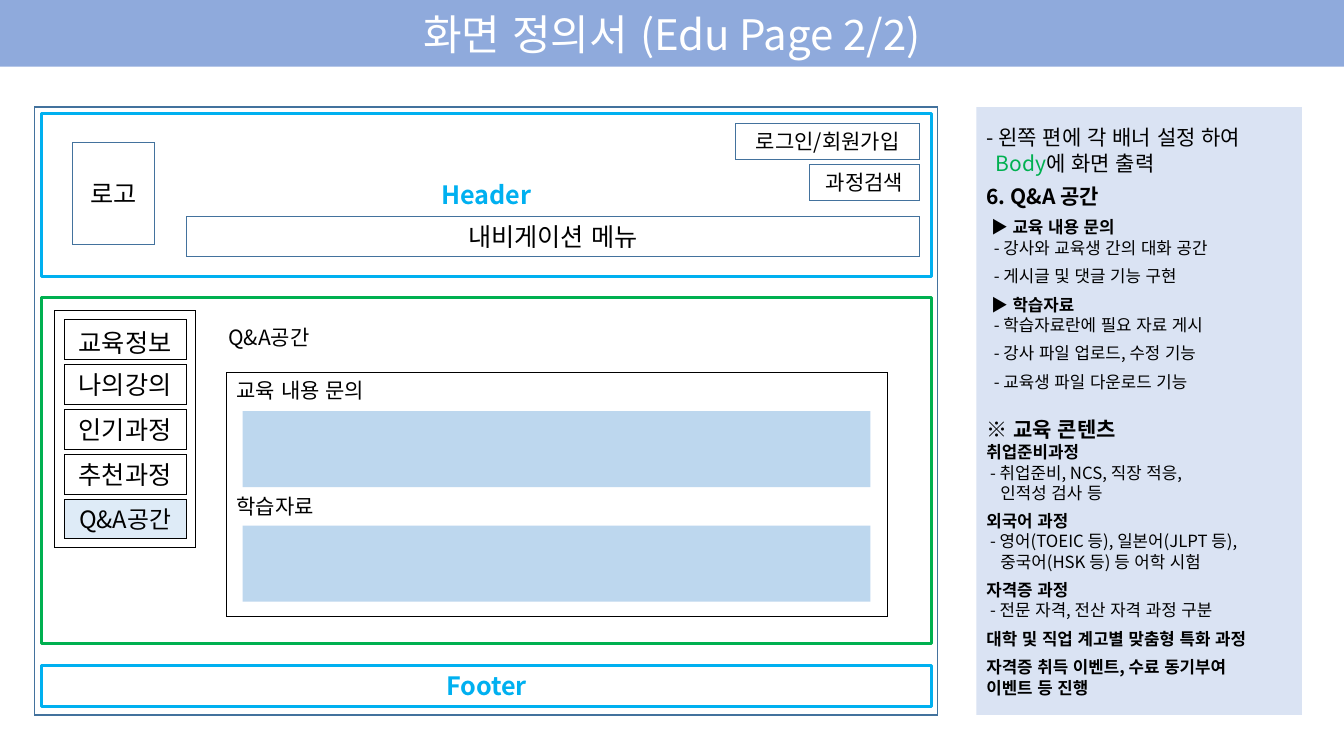
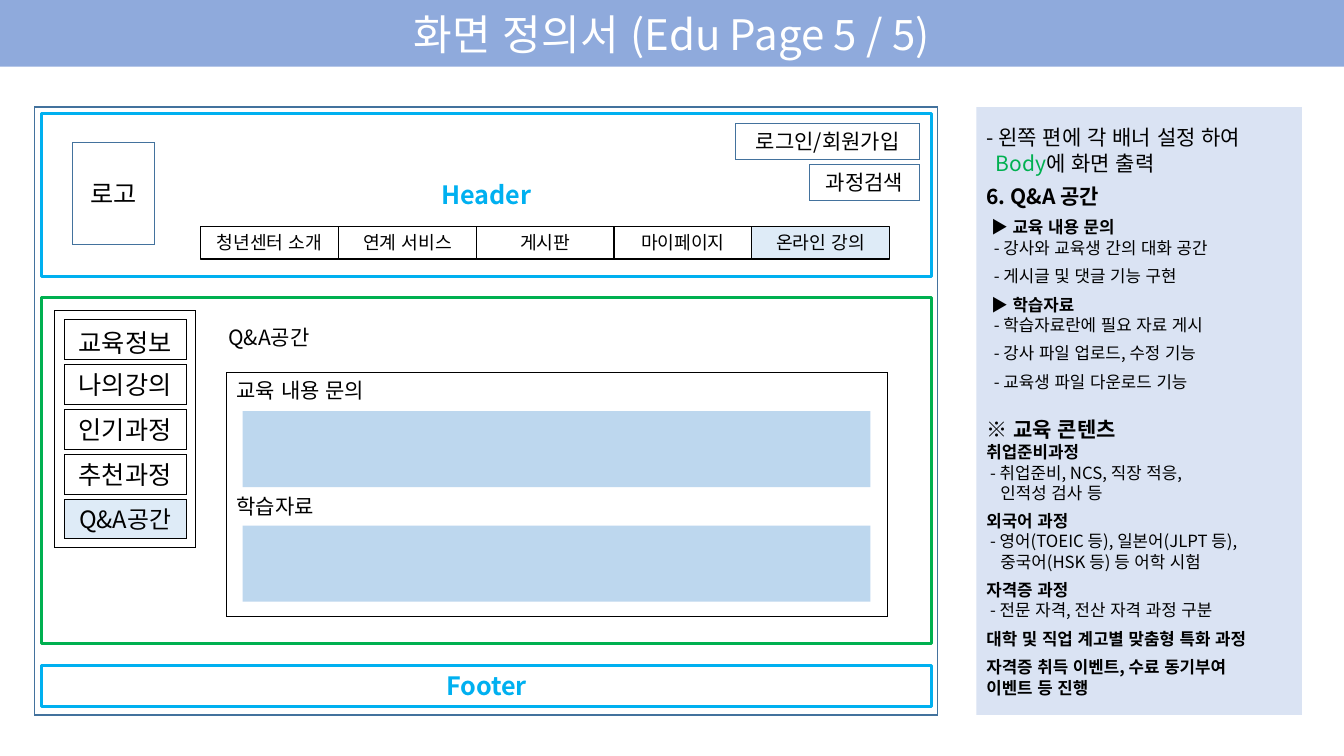
Before and after one commit to EODOHA/Youth_Project, a slide deck: slide 23 of 2조 프로젝트.pptx (slide 9 before the commit). Drawn at 1344x756 pixels with LibreOffice and Linux fonts; fonts in the diff are those of the drawing. Boxes give left, top, right and bottom in pixels: in the first picture for what was removed or moved away, otherwise in the second. Text is boxed around its words. In the diff, an @@ line names an element or a change of style, - is before the commit and + after.

```diff
--- a/2조 프로젝트.pptx
+++ b/2조 프로젝트.pptx
@@ text in rectangle at (414, 15, 929, 60): text changed @@
-화면 정의서 (Edu Page 2/2)
+화면 정의서 (Edu Page 5 / 5)
@@ rectangle removed at (187, 217, 920, 257) @@
-내비게이션 메뉴
@@ group added at (201, 227, 890, 259): 5 rectangles @@
+청년센터 소개
+연계 서비스
+게시판
+마이페이지
+온라인 강의
```
Also in this commit, not shown: 8 other slides changed, 27 slides added.
